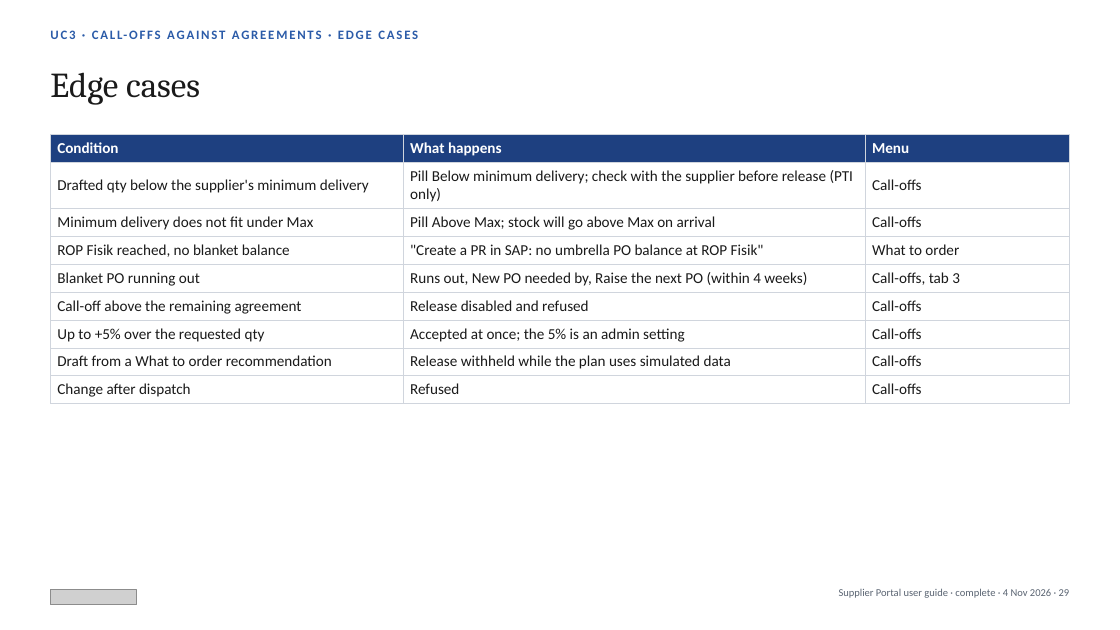
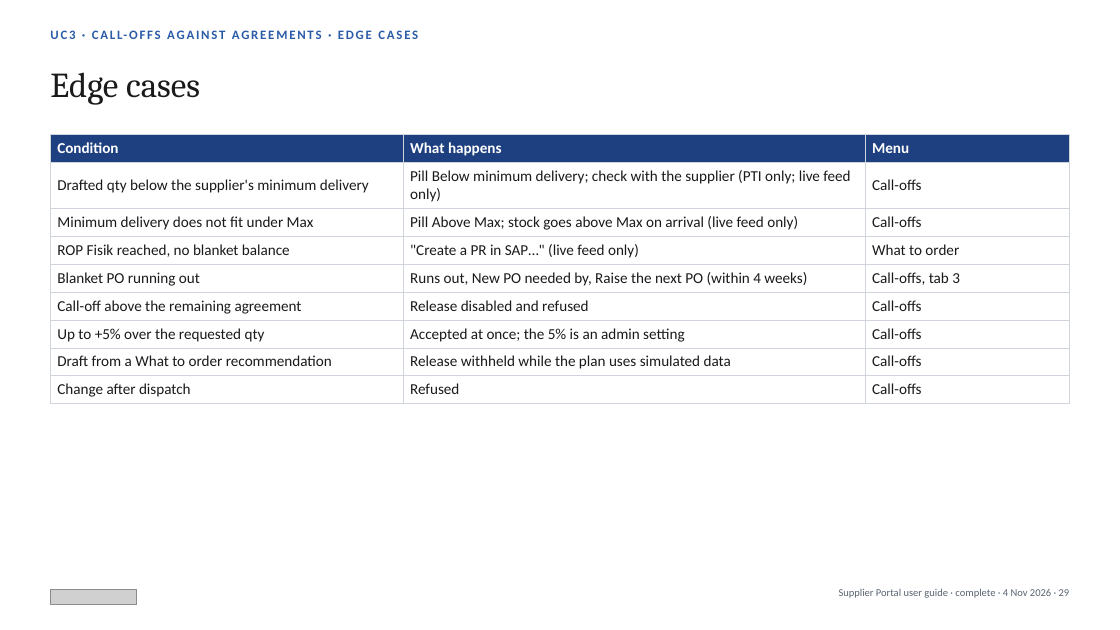
Before and after one commit to javal999/paragon-supplier-portal, a slide deck: slide 29 of docs/supplier-hub/user-guide/Paragon-Supplier-Portal-User-Guide.pptx. Drawn at 1120x630 pixels with LibreOffice and Linux fonts; fonts in the diff are those of the drawing; grey boxes stand for pictures. Boxes give left, top, right and bottom in pixels: in the first picture for what was removed or moved away, otherwise in the second. Text is boxed around its words. In the diff, an @@ line names an element or a change of style, - is before the commit and + after.

```diff
--- a/docs/supplier-hub/user-guide/Paragon-Supplier-Portal-User-Guide.pptx
+++ b/docs/supplier-hub/user-guide/Paragon-Supplier-Portal-User-Guide.pptx
@@ table at [50, 134, 1070, 401] @@
-row 2, column 2: Pill Below minimum delivery; check with the supplier before release (PTI only)
+row 2, column 2: Pill Below minimum delivery; check with the supplier (PTI only; live feed only)
-row 3, column 2: Pill Above Max; stock will go above Max on arrival
+row 3, column 2: Pill Above Max; stock goes above Max on arrival (live feed only)
@@ row 4, column 2: ""Create a PR in SAP: no umbrella PO balance at ROP Fisik"" to ""Create a PR in SAP…" (live feed only)" @@
```
Also in this commit, not shown: 36 other slides changed, 40 other files.
